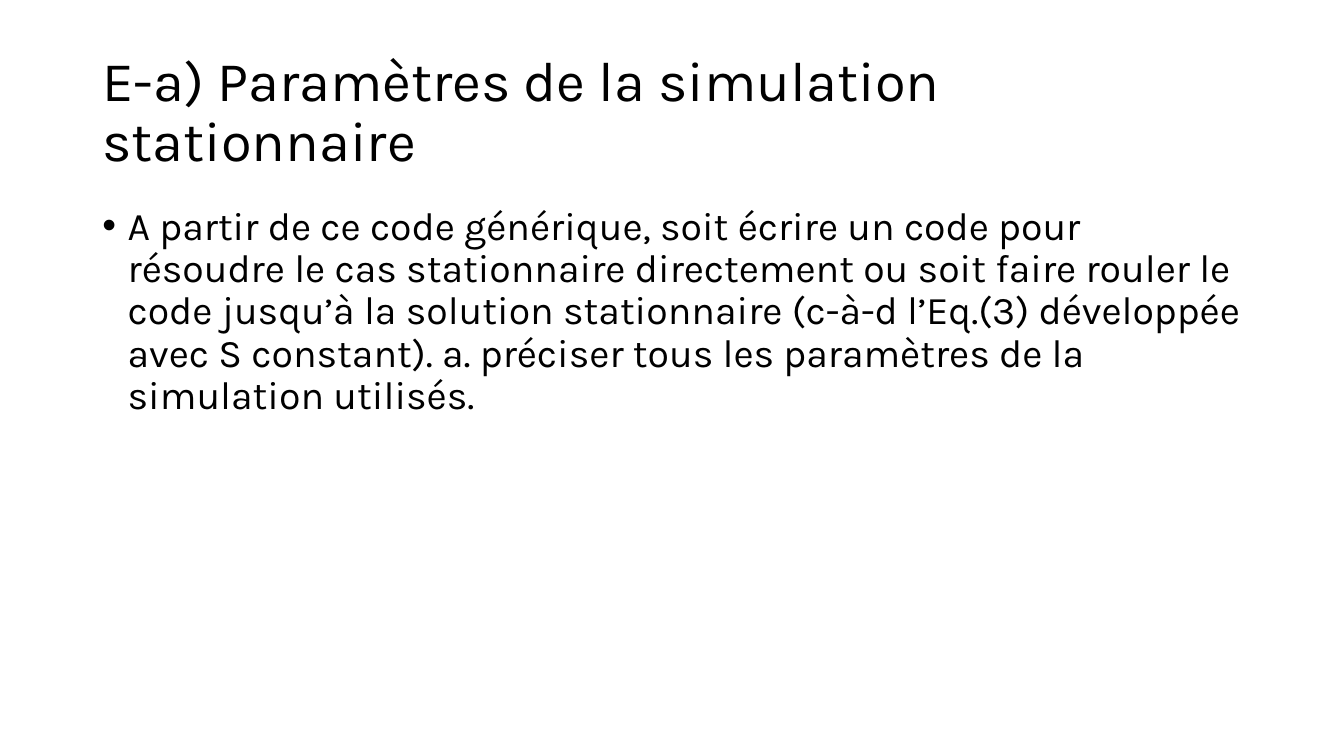
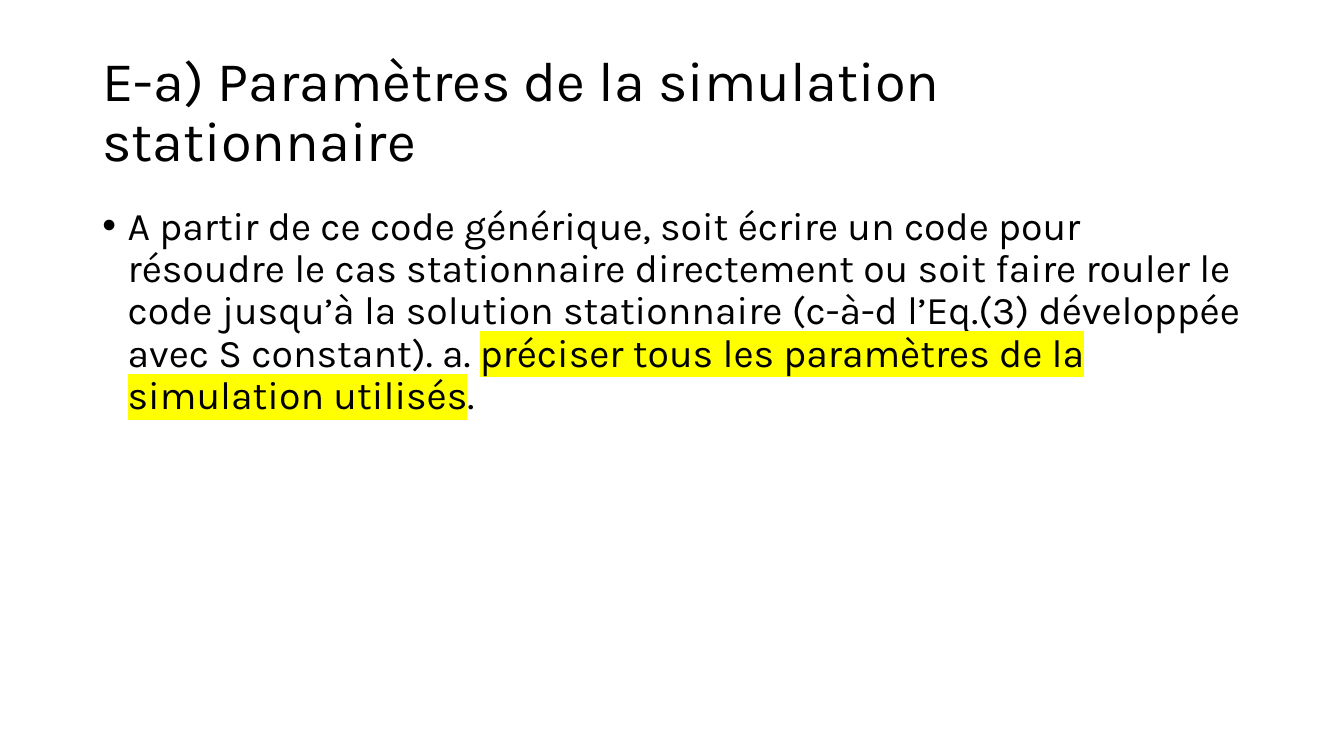
Before and after one commit to mehdibendaya/MEC8211-DEV1, a slide deck: slide 13 of Devoir_1.pptx (slide 14 before the commit). Drawn at 1344x756 pixels with LibreOffice and Linux fonts; fonts in the diff are those of the drawing. Boxes give left, top, right and bottom in pixels: in the first picture for what was removed or moved away, otherwise in the second. Text is boxed around its words. In the diff, an @@ line names an element or a change of style, - is before the commit and + after.

```diff
--- a/Devoir_1.pptx
+++ b/Devoir_1.pptx
@@ text "A partir de ce code ..." at [128, 210, 1240, 419]: highlight none to #FFFF00 in "préciser tous les paramètres de la simulation ..." @@
```
Also in this commit, not shown: 4 other slides changed, 1 slide removed.
